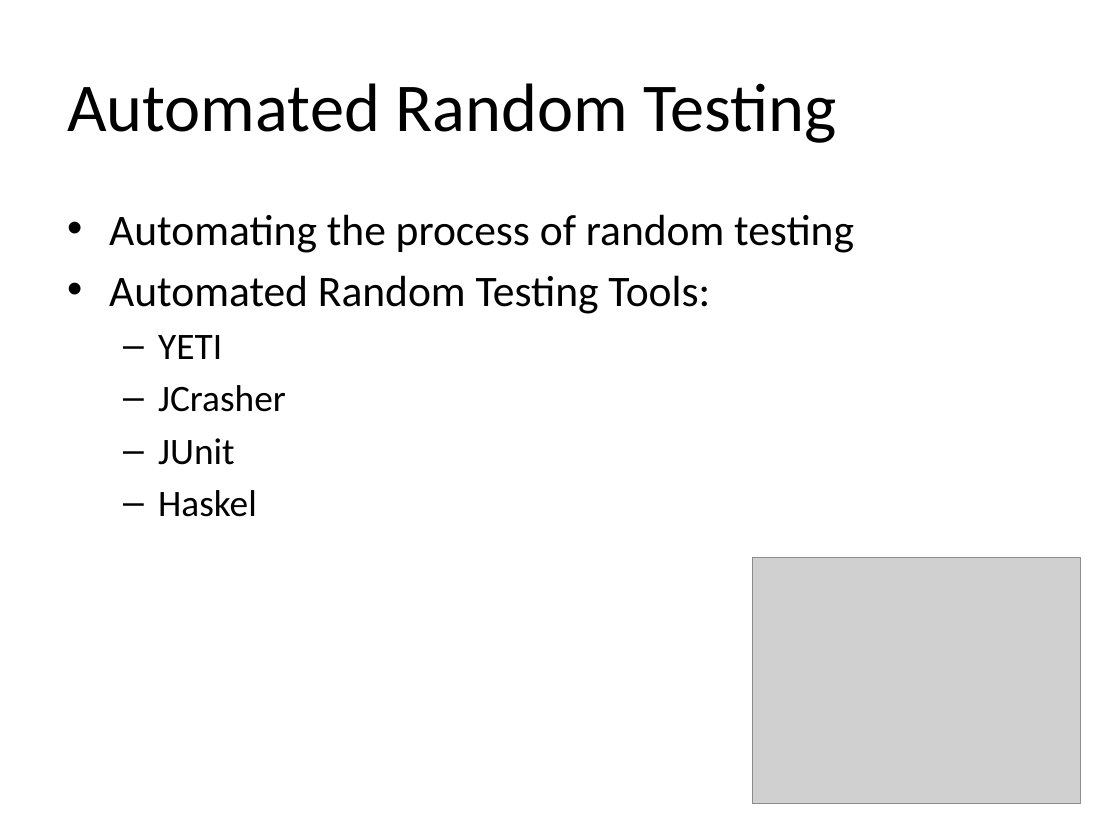
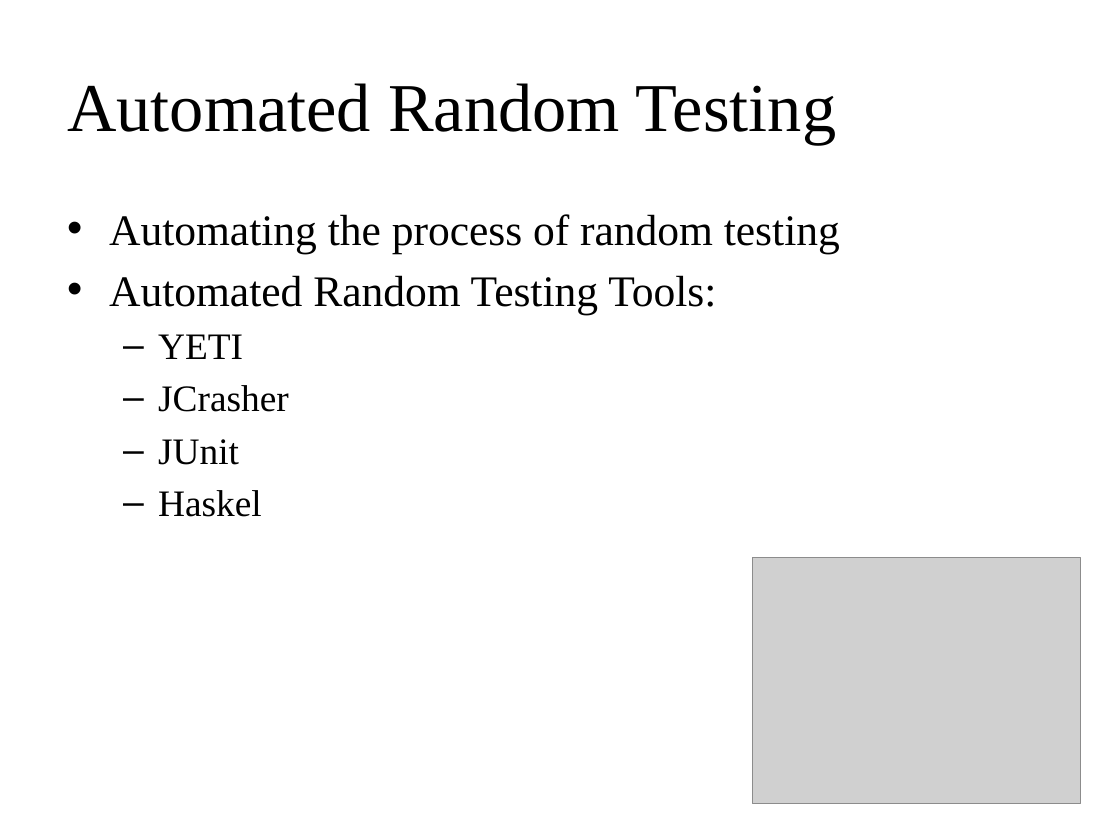
Before and after one commit to maochy/yeti-test, a slide deck: slide 6 of ThesisSeminar/newOne.pptx. Drawn at 1120x840 pixels with LibreOffice and Linux fonts; fonts in the diff are those of the drawing; grey boxes stand for pictures. Boxes give left, top, right and bottom in pixels: in the first picture for what was removed or moved away, otherwise in the second. Text is boxed around its words. In the diff, an @@ line names an element or a change of style, - is before the commit and + after.

```diff
--- a/ThesisSeminar/newOne.pptx
+++ b/ThesisSeminar/newOne.pptx
@@ title "Automated Random Testing" at [67, 83, 836, 144]: font Calibri to Times New Roman @@
@@ text "Automating the process of random ..." at [109, 214, 840, 517]: font Calibri to Times New Roman @@
```
Also in this commit, not shown: 19 other slides changed, 1 other file.
